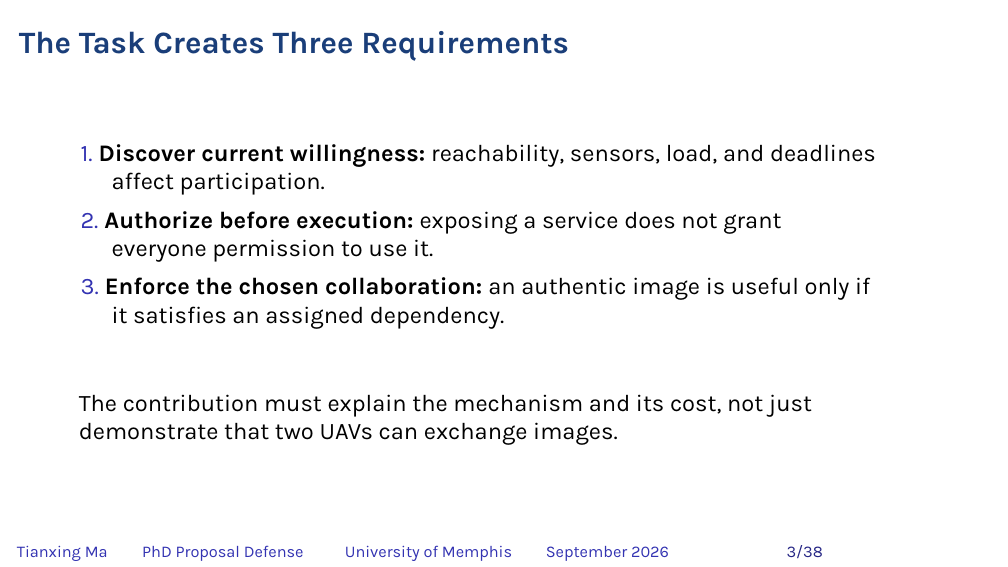
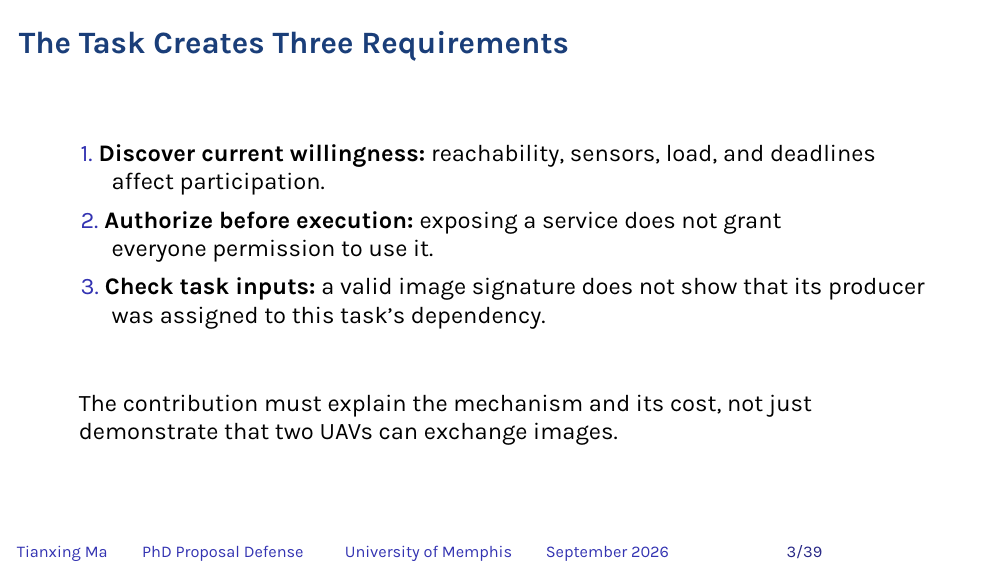
Before and after one commit to matianxing1992/NDN_Service_Framework, a slide deck: slide 3 of docs/PAPER/proposal-defense/slides/NDNSF_proposal_hybrid_editable.pptx. Drawn at 1008x567 pixels with LibreOffice and Linux fonts; fonts in the diff are those of the drawing; background and template pictures are left out. Boxes give left, top, right and bottom in pixels: in the first picture for what was removed or moved away, otherwise in the second. Text is boxed around its words. In the diff, an @@ line names an element or a change of style, - is before the commit and + after.

```diff
--- a/docs/PAPER/proposal-defense/slides/NDNSF_proposal_hybrid_editable.pptx
+++ b/docs/PAPER/proposal-defense/slides/NDNSF_proposal_hybrid_editable.pptx
@@ text at [81, 277, 925, 329]: text changed @@
-3. Enforce the chosen collaboration: an authentic image is useful only if it satisfies an assigned dependency.
+3. Check task inputs: a valid image signature does not show that its producer was assigned to this task’s dependency.
```
Also in this commit, not shown: 36 other slides changed, 1 slide added, 25 other files.
